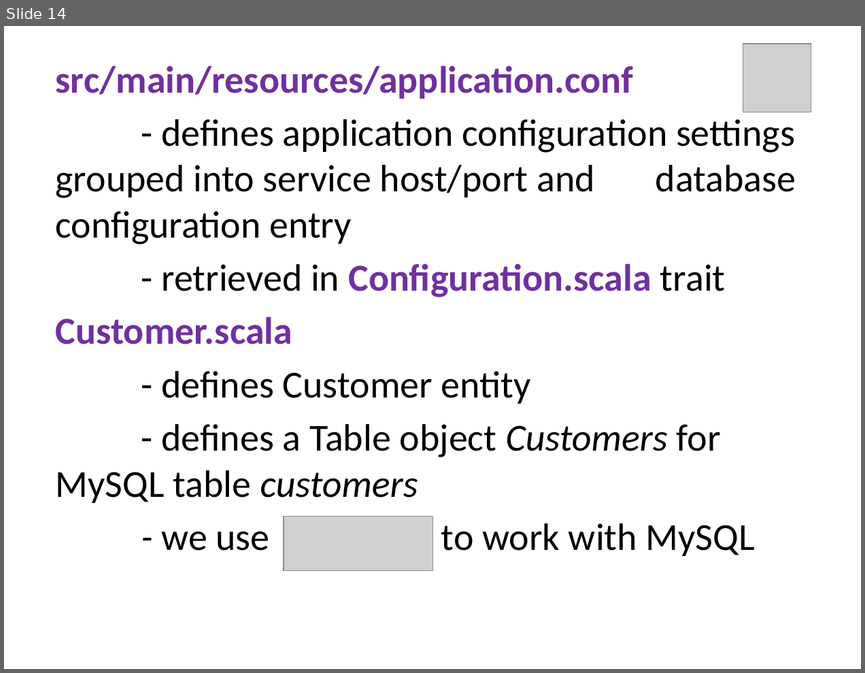
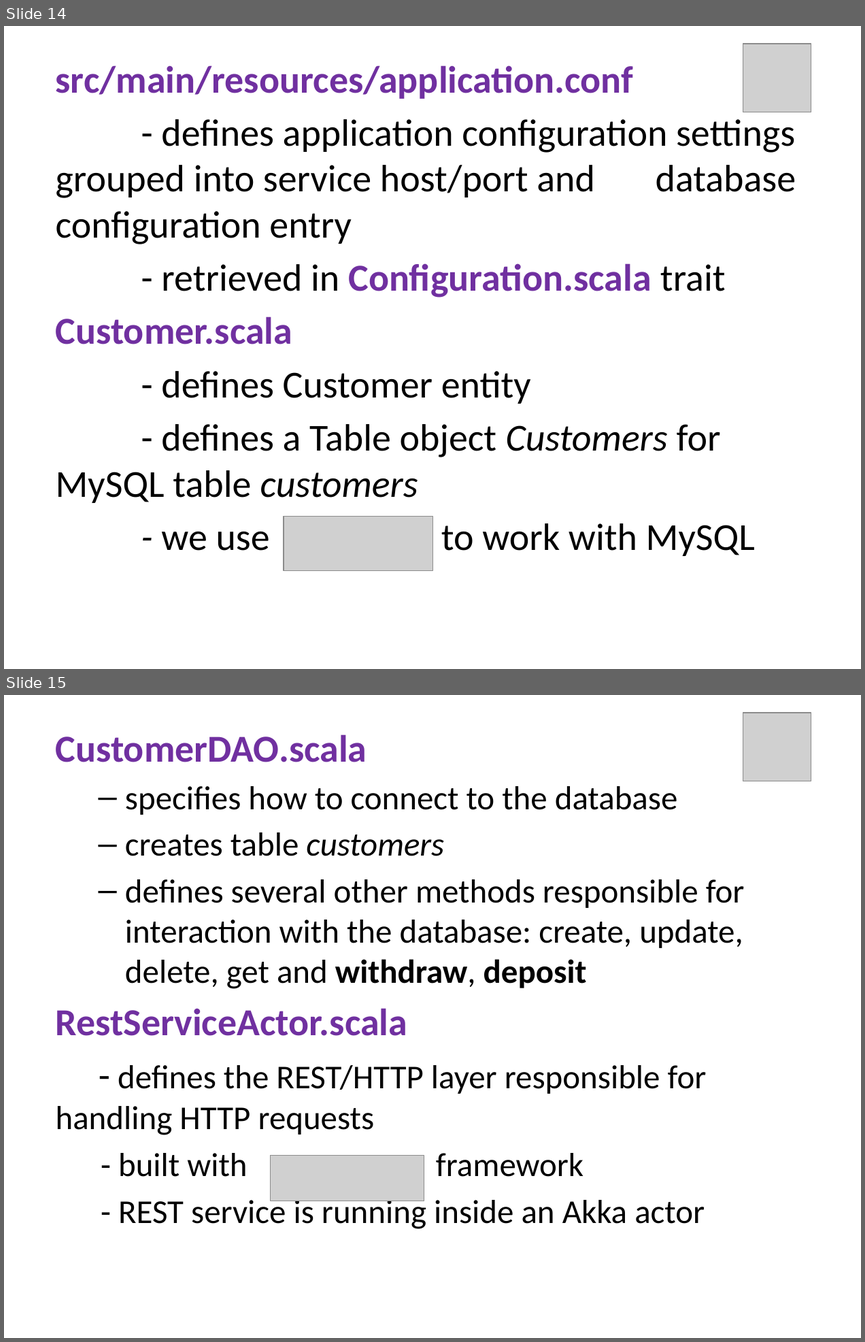
Before and after one commit to martadoberschuetz/scala, a slide deck: project presentation final.pptx. Shown one above the other, each under a label of ours: slide 14 before the commit, slides 14 and 15 after it. The pictures are 865x673 and 865x1342 pixels, drawn with LibreOffice and Linux fonts; fonts in the diff are those of the drawing; grey boxes stand for pictures. Boxes give left, top, right and bottom in pixels: in the first picture for what was removed or moved away, otherwise in the second. Text is boxed around its words. In the diff, an @@ line names an element or a change of style, - is before the commit and + after.

```diff
--- a/project presentation final.pptx
+++ b/project presentation final.pptx
@@ slide 15 added at box(4, 695, 861, 1338), background #FFFFFF @@
@@ picture added at box(742, 713, 811, 781) @@
@@ text added at box(56, 734, 745, 1229), 28 pt, text #000000 @@
+CustomerDAO.scala
+  – specifies how to connect to the database
+  – creates table customers
+  – defines several other methods responsible for interaction with the database: create, update, delete, get and withdraw, deposit
+RestServiceActor.scala
+- defines the REST/HTTP layer responsible for handling HTTP requests
+- built with framework
+- REST service is running inside an Akka actor
@@ picture added at box(271, 1155, 424, 1200) @@
```
Also in this commit, not shown: 3 slides changed, 4 slides removed.
